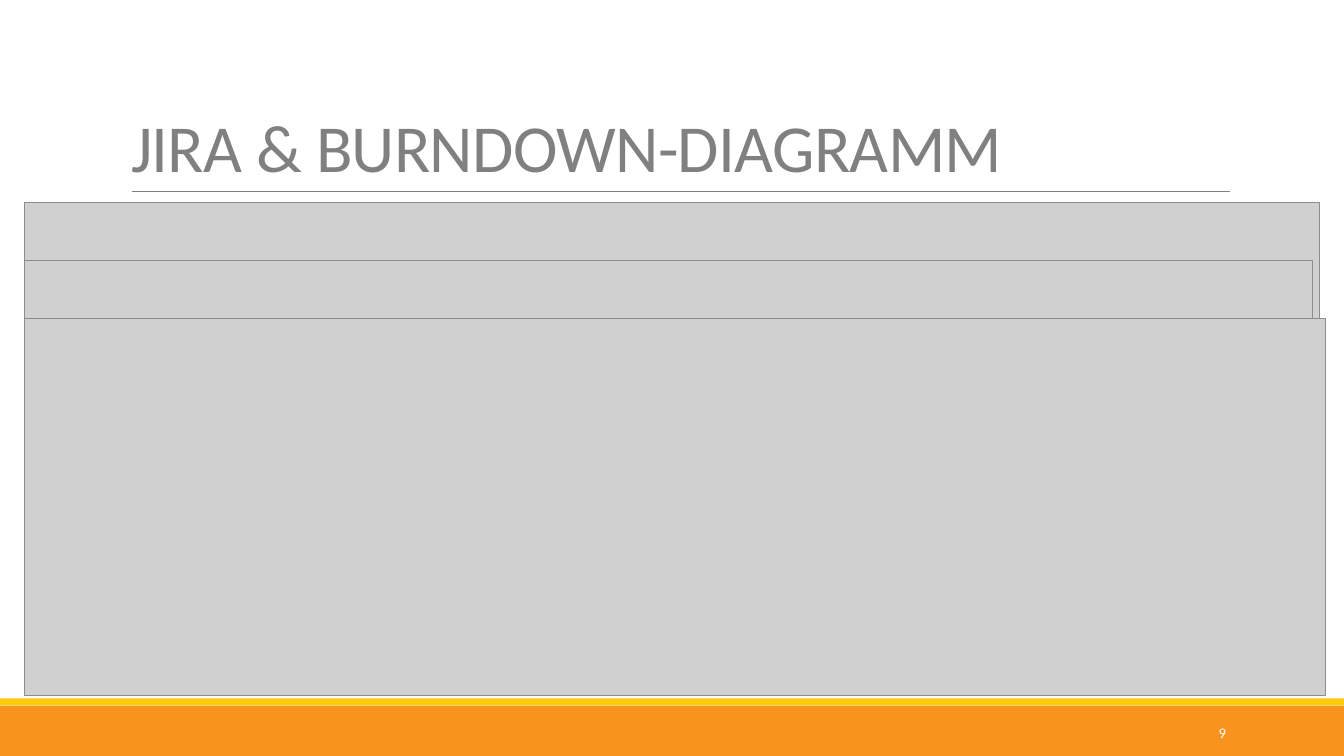
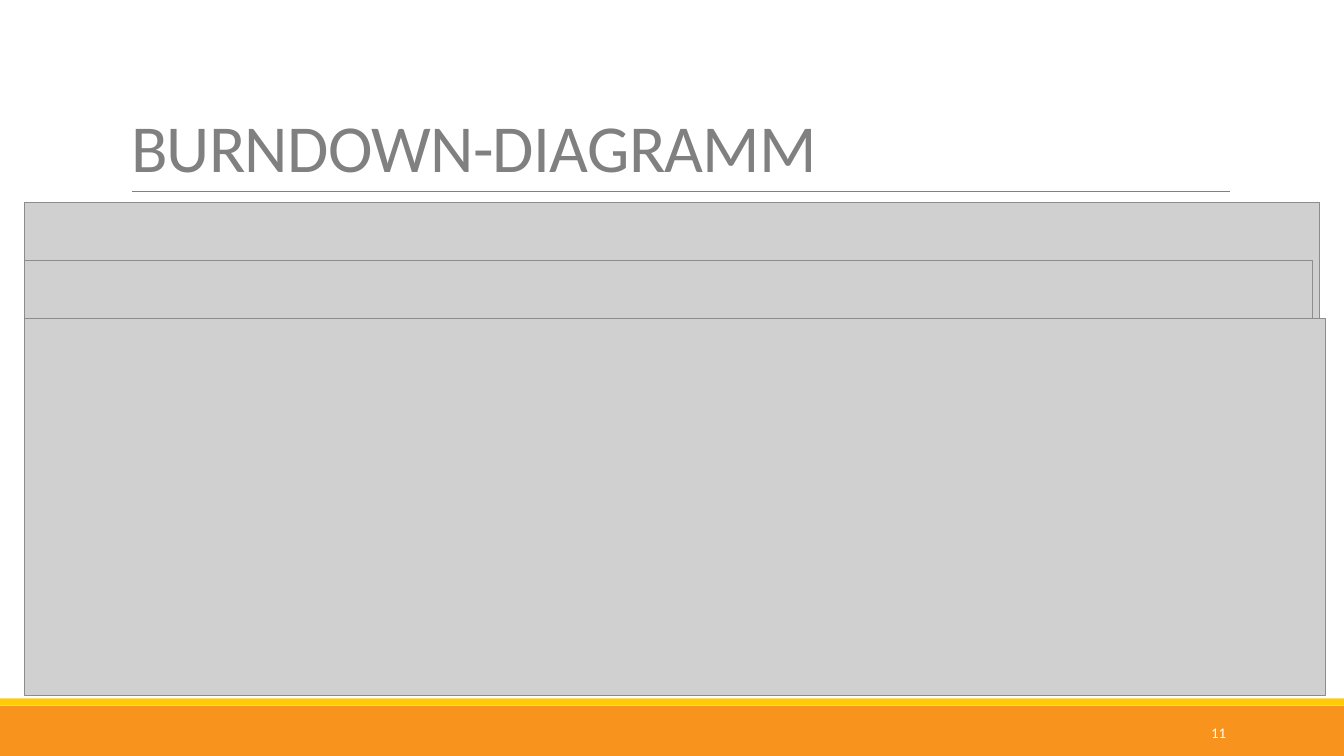
Before and after one commit to nappydevelopment/Nappy-the-ingenious-docs, a slide deck: slide 11 of presentation/Final/Final.pptx (slide 9 before the commit). Drawn at 1344x756 pixels with LibreOffice and Linux fonts; fonts in the diff are those of the drawing; grey boxes stand for pictures. Boxes give left, top, right and bottom in pixels: in the first picture for what was removed or moved away, otherwise in the second. Text is boxed around its words. In the diff, an @@ line names an element or a change of style, - is before the commit and + after.

Commit message:
Update Final presentation

```diff
--- a/presentation/Final/Final.pptx
+++ b/presentation/Final/Final.pptx
@@ title at [131,128,817,173]: text changed @@
-JIRA & BURNDOWN-DIAGRAMM
+BURNDOWN-DIAGRAMM
@@ page number at [1211,728,1226,738]: text changed @@
-9
+11
```
Also in this commit, not shown: 8 other slides changed, 2 slides added, 1 other file.
